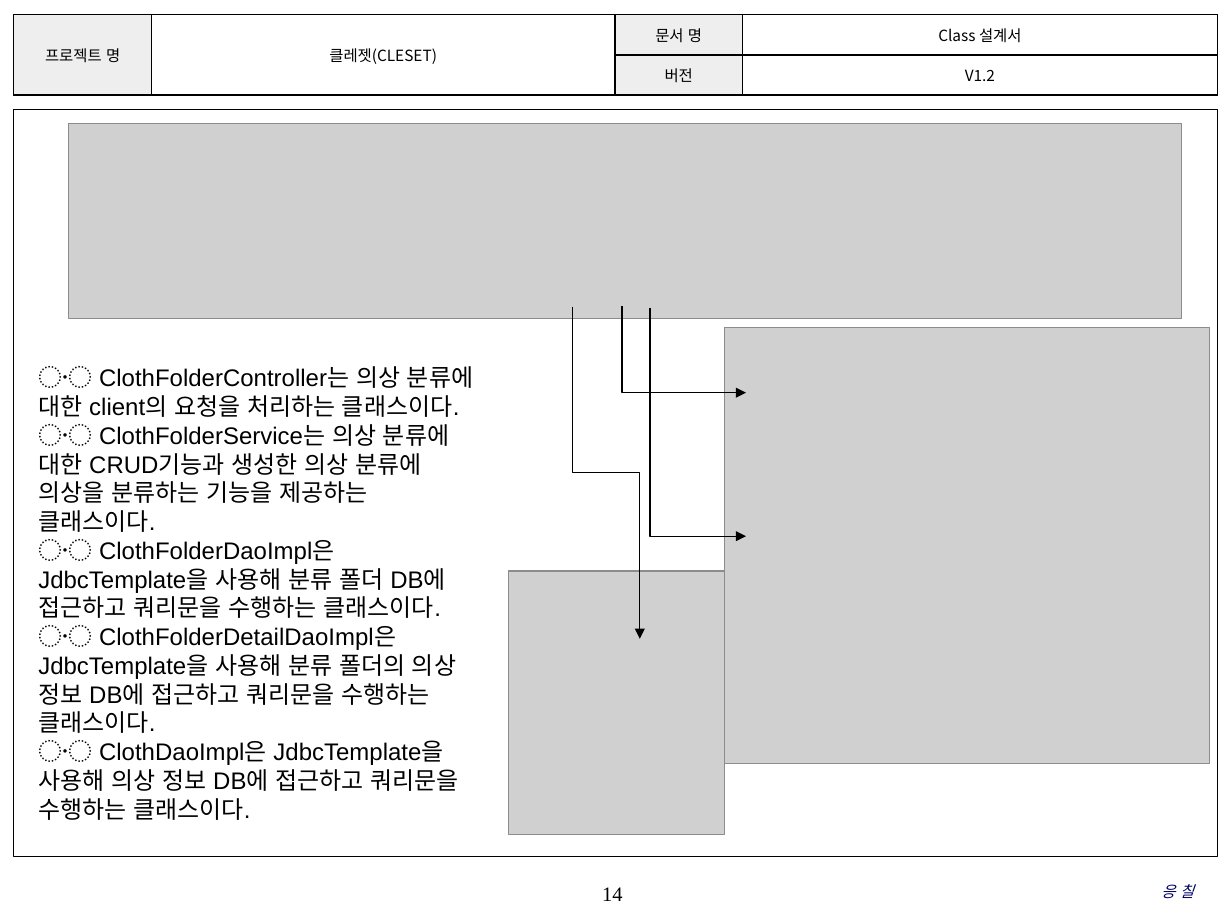
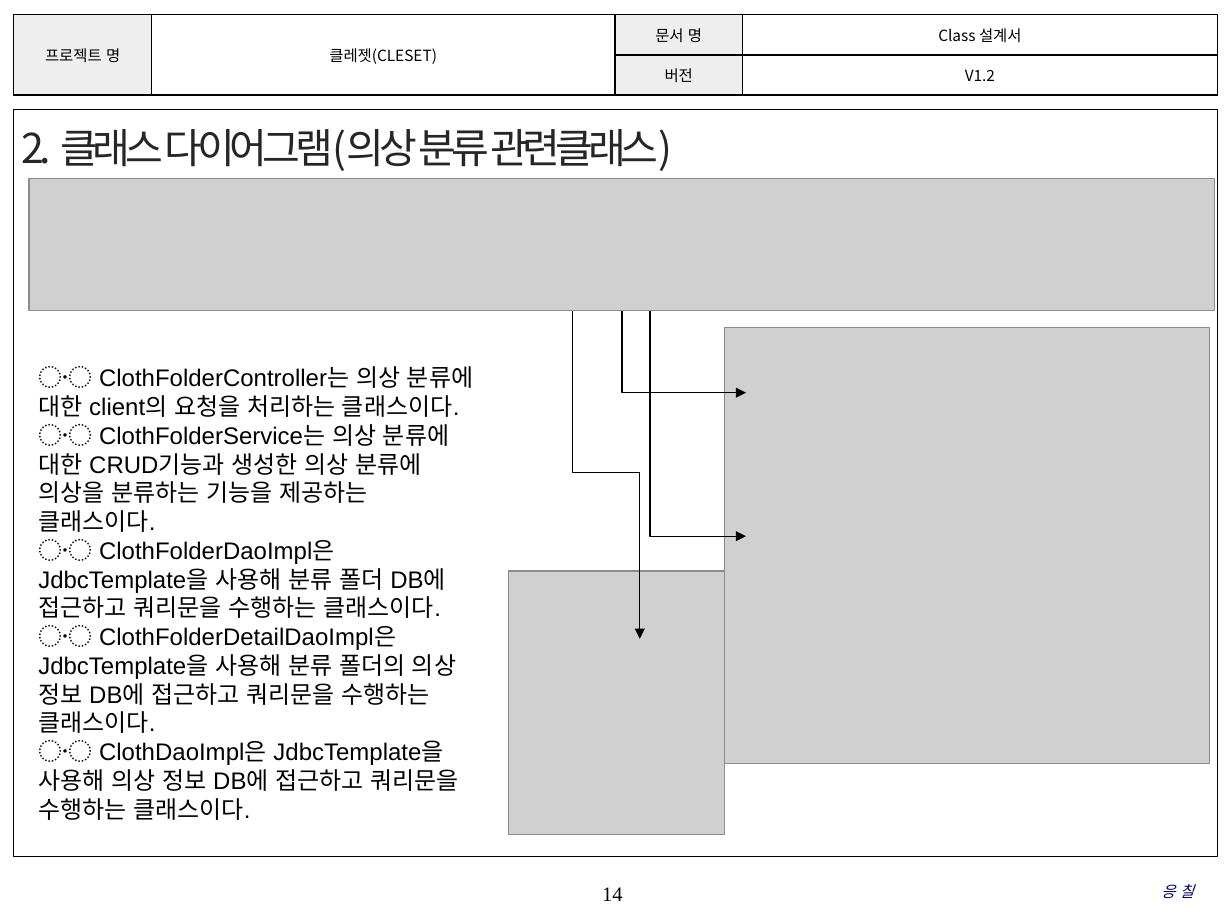
Before and after one commit to SunEom/SE2022-Team3, a slide deck: slide 14 of class design(ver 1.2).pptx. Drawn at 1232x924 pixels with LibreOffice and Linux fonts; fonts in the diff are those of the drawing; grey boxes stand for pictures; background and template pictures are left out. Boxes give left, top, right and bottom in pixels: in the first picture for what was removed or moved away, otherwise in the second. Text is boxed around its words. In the diff, an @@ line names an element or a change of style, - is before the commit and + after.

Commit message:
클래스 다이어그램 일부 수정

```diff
--- a/class design(ver 1.2).pptx
+++ b/class design(ver 1.2).pptx
@@ text added at (x1=22, y1=129, x2=672, y2=171), 24 pt, text #262626 @@
+2. 클래스 다이어그램(의상 분류 관련클래스)
@@ picture resized from (x1=69, y1=123, x2=1183, y2=319) to (x1=30, y1=179, x2=1216, y2=312) @@
```
Also in this commit, not shown: 4 other slides changed, 1 other file.
